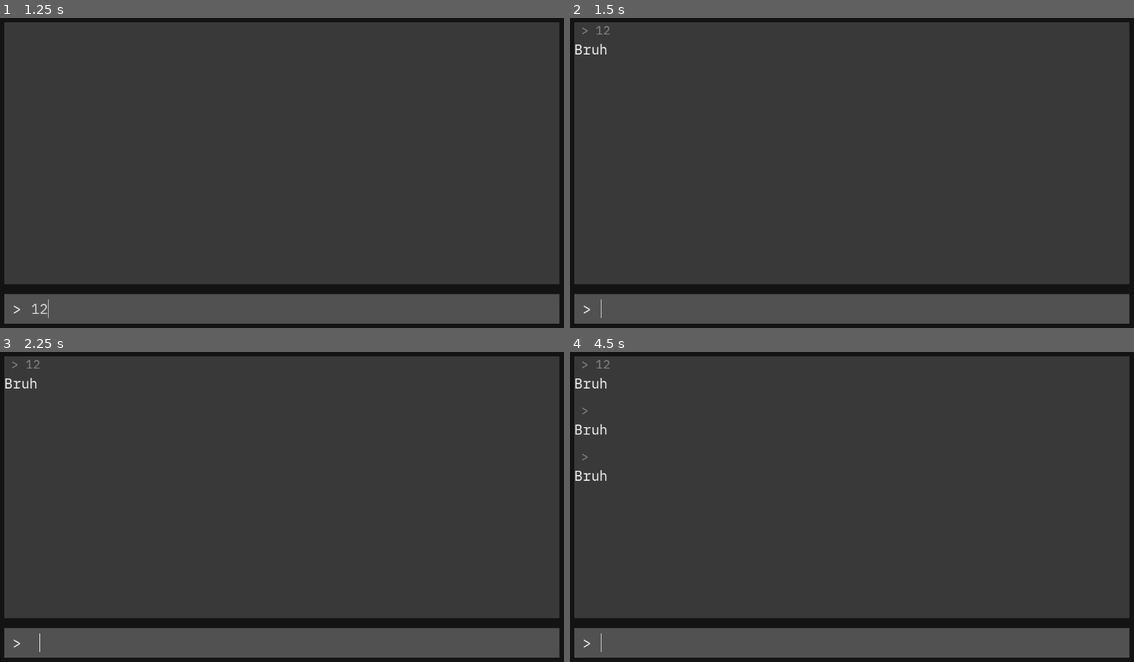
Above: before the commit, frames 1-4 (two rows, left to right).
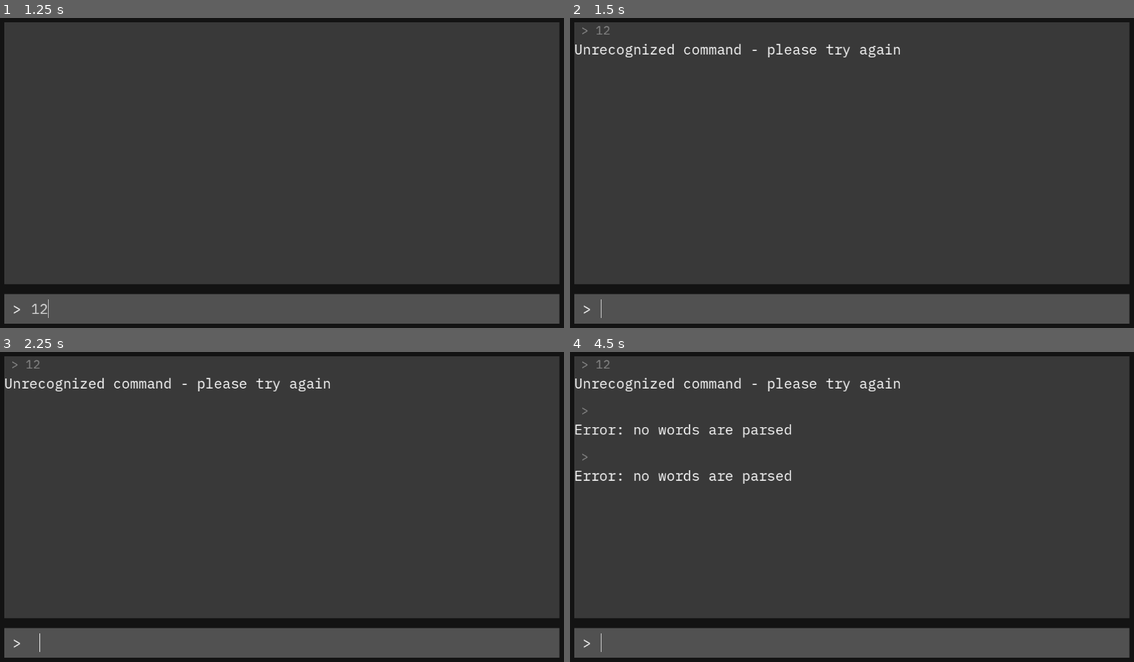
Above: after the commit, the same moments.

Repository: Gordope/CoT
Game: Godot game, scene res://control_(root).tscn
Same seed, same stepped clock (60 frames per second), same inputs: the game is played once before the commit and once after it.
Inputs (mouse positions are in pixels of both pictures, inside the frame that each line leads up to):
- Up to frame 1 (1.25 s): click (293, 309) at 0.52 s; type "12" at 0.6 s
- Up to frame 2 (1.5 s): tap Enter at 1.25 s
- Up to frame 3 (2.25 s): tap Space at 2 s
- Up to frame 4 (4.5 s): tap Enter at 2.75, 4.25 s; tap Space at 3.5 s

Frame 1 is identical in both runs. In frame 2, 0.7% of the frame differs, in the area x 0-59%, y 8-13%; in frame 3, 0.7%; in frame 4, 1.5%, in the area x 0-59%, y 8-43%.

Commit message:
adding rooms 1

Diff:
--- /dev/null
+++ b/command_processor.gd
@@ -0,0 +1,40 @@
+extends Node
+
+signal response_generated(response_text)
+
+var current_room = null
+
+func initialize(starting_room):
+	current_room = starting_room
+
+
+func process_command(input: String) -> String:
+	var words = input.split(" ", false)
+	if words.size() == 0:
+		return "Error: no words are parsed"
+	var first_word = words[0].to_lower()
+	var second_word = " "
+	if words.size() > 1:
+		second_word = words[1].to_lower()
+	match first_word:
+		"go":
+			return go(second_word)
+		"help":
+			return help()
+		_:
+			return "Unrecognized command - please try again"
+
+func go(second_word: String) -> String:
+	if second_word == " ":
+		return "Go where?"
+
+	return "You go %s" % second_word
+
+func help() -> String:
+	return "You can use these commands: go [location], help"
+
+
+func change_room(new_room: GameArea):
+	current_room = new_room
+	emit_signal("response_generated", "You go to" + new_room.room_name)
+	emit_signal("response_generated", new_room.room_description)
--- a/control_(root).gd
+++ b/control_(root).gd
@@ -1,16 +1,20 @@
 extends Control
 
+const Response = preload("res://response.tscn")
 const InputResponse = preload("res://input_response.tscn")
 
 @export var max_lines_remembered := 30
 
+@onready var command_processor = $CommandProcessor
 @onready var history_rows = $Background/MarginContainer/Rows/GameInfo/Scroll/HistoryRows
 @onready var scroll = $Background/MarginContainer/Rows/GameInfo/Scroll
 @onready var scrollbar = scroll.get_v_scroll_bar()
+@onready var room_manager = $RoomManager
 
 func _ready() -> void:
 	scrollbar.changed.connect(handle_scrollbar_changed)
-
+	command_processor.response_generated.connect(handle_response_generated)
+	command_processor.initialize(room_manager.get_child(0))
 
 func handle_scrollbar_changed():
 	scroll.scroll_vertical = scrollbar.max_value
@@ -19,10 +23,23 @@
 func _on_input_text_submitted(new_text: String) -> void:
 	if new_text.is_empty():
 		return
+
 	var input_response = InputResponse.instantiate()
-	input_response.set_text(new_text, "Bruh")
-	history_rows.add_child(input_response)
+	var response = command_processor.process_command(new_text)
+	input_response.set_text(new_text, response)
+	add_response_to_game(input_response)
 
+
+func handle_response_generated(response_text):
+	var response = Response.instantiate()
+	response.text = response_text
+	add_response_to_game(response)
+
+func add_response_to_game(response: Control):
+	history_rows.add_child(response)
+	delete_history_beyond_limit()
+
+func delete_history_beyond_limit():
 	if history_rows.get_child_count() > max_lines_remembered:
 		var rows_to_forget = history_rows.get_child_count() - max_lines_remembered
 		for i in range(rows_to_forget):
--- a/control_(root).tscn
+++ b/control_(root).tscn
@@ -1,8 +1,10 @@
-[gd_scene load_steps=11 format=3 uid="uid://dwd8ug3siqd4q"]
+[gd_scene load_steps=13 format=3 uid="uid://dwd8ug3siqd4q"]
 
 [ext_resource type="Script" path="res://control_(root).gd" id="1_gddro"]
 [ext_resource type="FontFile" uid="uid://qoioaxtb7nx3" path="res://IBMPlexMono-Regular.ttf" id="2_ctj0n"]
+[ext_resource type="Script" path="res://command_processor.gd" id="2_d0woi"]
 [ext_resource type="Script" path="res://input.gd" id="2_l4urd"]
+[ext_resource type="PackedScene" uid="uid://cnf20ymmo60s6" path="res://room.tscn" id="3_2tqjk"]
 [ext_resource type="Script" path="res://v_box_container.gd" id="3_ryk62"]
 
 [sub_resource type="StyleBoxFlat" id="StyleBoxFlat_cth3c"]
@@ -30,6 +32,15 @@
 scale = Vector2(1.0042, 1)
 script = ExtResource("1_gddro")
 
+[node name="CommandProcessor" type="Node" parent="."]
+script = ExtResource("2_d0woi")
+
+[node name="RoomManager" type="Node" parent="."]
+
+[node name="HouseRoom" parent="RoomManager" instance=ExtResource("3_2tqjk")]
+room_name = "House"
+room_description = "A random house"
+
 [node name="Background" type="PanelContainer" parent="."]
 layout_mode = 1
 anchors_preset = 15
@@ -61,6 +72,8 @@
 
 [node name="HistoryRows" type="VBoxContainer" parent="Background/MarginContainer/Rows/GameInfo/Scroll"]
 layout_mode = 2
+size_flags_horizontal = 3
+size_flags_vertical = 3
 theme_override_constants/separation = 20
 
 [node name="InputArea" type="PanelContainer" parent="Background/MarginContainer/Rows"]
--- /dev/null
+++ b/input_history.tscn
@@ -0,0 +1,9 @@
+[gd_scene load_steps=2 format=3 uid="uid://bmt87avkr4ml4"]
+
+[ext_resource type="FontFile" uid="uid://qoioaxtb7nx3" path="res://IBMPlexMono-Regular.ttf" id="1_ds0j4"]
+
+[node name="InputHistory" type="Label"]
+theme_override_colors/font_color = Color(0.544974, 0.544974, 0.544974, 1)
+theme_override_fonts/font = ExtResource("1_ds0j4")
+theme_override_font_sizes/font_size = 24
+text = " > This is what the user typed"
--- a/input_response.tscn
+++ b/input_response.tscn
@@ -1,7 +1,8 @@
-[gd_scene load_steps=3 format=3 uid="uid://dp5djq0rd2158"]
+[gd_scene load_steps=4 format=3 uid="uid://dp5djq0rd2158"]
 
 [ext_resource type="Script" path="res://input_response.gd" id="1_5xurg"]
 [ext_resource type="FontFile" uid="uid://qoioaxtb7nx3" path="res://IBMPlexMono-Regular.ttf" id="1_lo1gw"]
+[ext_resource type="PackedScene" uid="uid://ci6okorqjixdq" path="res://response.tscn" id="3_e75gj"]
 
 [node name="InputResponse" type="VBoxContainer"]
 script = ExtResource("1_5xurg")
@@ -13,8 +14,5 @@
 theme_override_font_sizes/font_size = 24
 text = " > This is what the user typed"
 
-[node name="Response" type="Label" parent="."]
+[node name="Response" parent="." instance=ExtResource("3_e75gj")]
 layout_mode = 2
-theme_override_fonts/font = ExtResource("1_lo1gw")
-theme_override_font_sizes/font_size = 28
-text = "This is what the game will give back"
--- /dev/null
+++ b/response.tscn
@@ -0,0 +1,9 @@
+[gd_scene load_steps=2 format=3 uid="uid://ci6okorqjixdq"]
+
+[ext_resource type="FontFile" uid="uid://qoioaxtb7nx3" path="res://IBMPlexMono-Regular.ttf" id="1_si8db"]
+
+[node name="Response" type="Label"]
+theme_override_fonts/font = ExtResource("1_si8db")
+theme_override_font_sizes/font_size = 28
+text = "This is what the game will give back"
+autowrap_mode = 2
--- /dev/null
+++ b/room.gd
@@ -0,0 +1,5 @@
+extends PanelContainer
+class_name GameArea
+
+@export var room_name = "Room Name"
+@export var room_description = "This is the description of the room"
--- /dev/null
+++ b/room.tscn
@@ -0,0 +1,32 @@
+[gd_scene load_steps=3 format=3 uid="uid://cnf20ymmo60s6"]
+
+[ext_resource type="Script" path="res://room.gd" id="1_1y81g"]
+[ext_resource type="FontFile" uid="uid://qoioaxtb7nx3" path="res://IBMPlexMono-Regular.ttf" id="1_luou1"]
+
+[node name="Room" type="PanelContainer"]
+offset_left = 161.0
+offset_top = -398.0
+offset_right = 425.0
+offset_bottom = -298.0
+script = ExtResource("1_1y81g")
+
+[node name="MarginContainer" type="MarginContainer" parent="."]
+layout_mode = 2
+
+[node name="Rows" type="VBoxContainer" parent="MarginContainer"]
+layout_mode = 2
+
+[node name="RoomName" type="Label" parent="MarginContainer/Rows"]
+layout_mode = 2
+theme_override_fonts/font = ExtResource("1_luou1")
+theme_override_font_sizes/font_size = 24
+text = "Room Name"
+horizontal_alignment = 1
+
+[node name="RoomDescription" type="Label" parent="MarginContainer/Rows"]
+layout_mode = 2
+theme_override_fonts/font = ExtResource("1_luou1")
+theme_override_font_sizes/font_size = 16
+text = "This is the discription of the room.
+"
+autowrap_mode = 2
